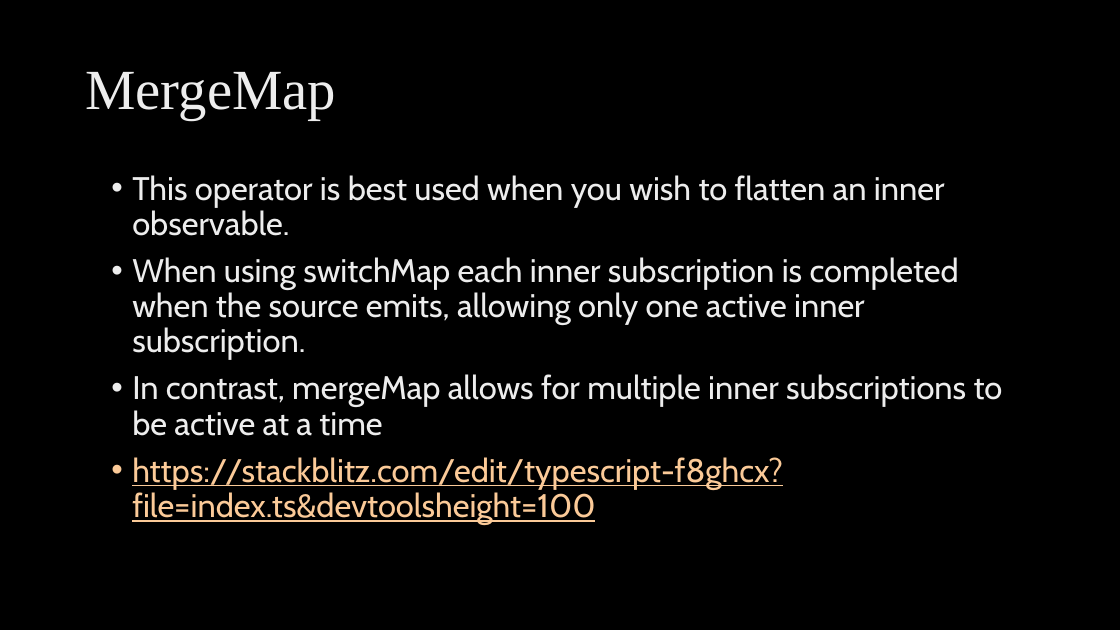
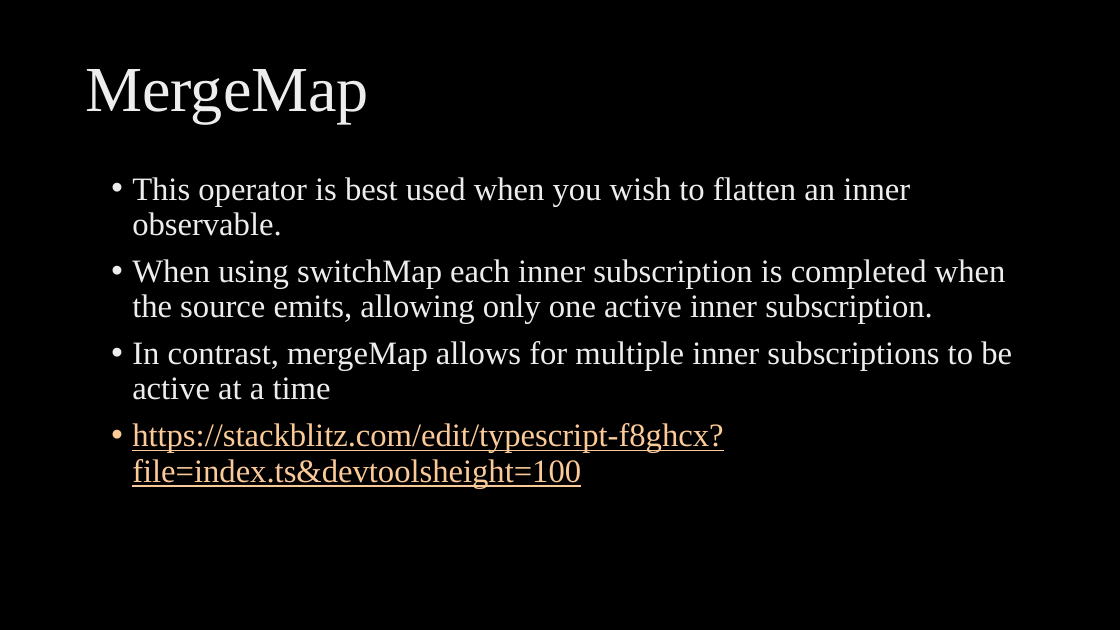
Before and after one commit to ngohungphuc/Presentation, a slide deck: slide 10 of RXJS Make it easy/RXJS Make it easy.pptx (slide 9 before the commit). Drawn at 1120x630 pixels with LibreOffice and Linux fonts; fonts in the diff are those of the drawing; background and template pictures are left out. Boxes give left, top, right and bottom in pixels: in the first picture for what was removed or moved away, otherwise in the second. Text is boxed around its words. In the diff, an @@ line names an element or a change of style, - is before the commit and + after.

```diff
--- a/RXJS Make it easy/RXJS Make it easy.pptx
+++ b/RXJS Make it easy/RXJS Make it easy.pptx
@@ title "MergeMap" at bbox=[85, 69, 369, 123]: size 48.6 to 55 pt @@
@@ text "This operator is best used ..." at bbox=[132, 177, 1012, 488]: font Cabin to Times New Roman @@
```
Also in this commit, not shown: 10 other slides changed, 4 slides added.
